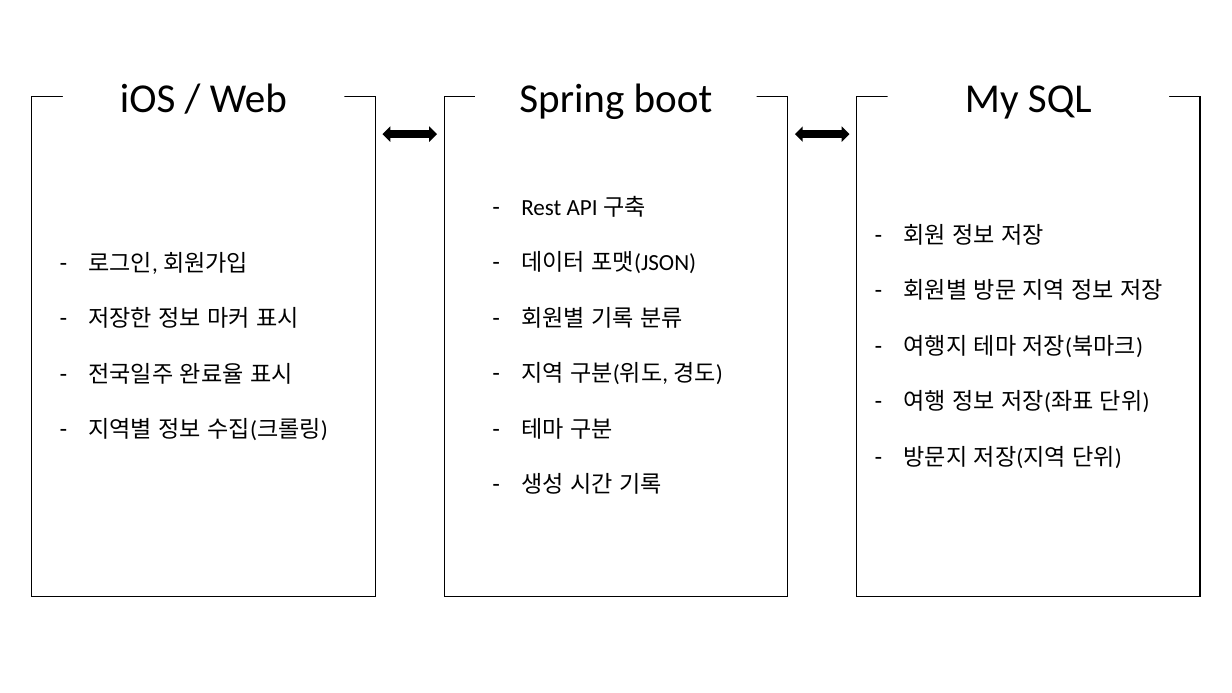
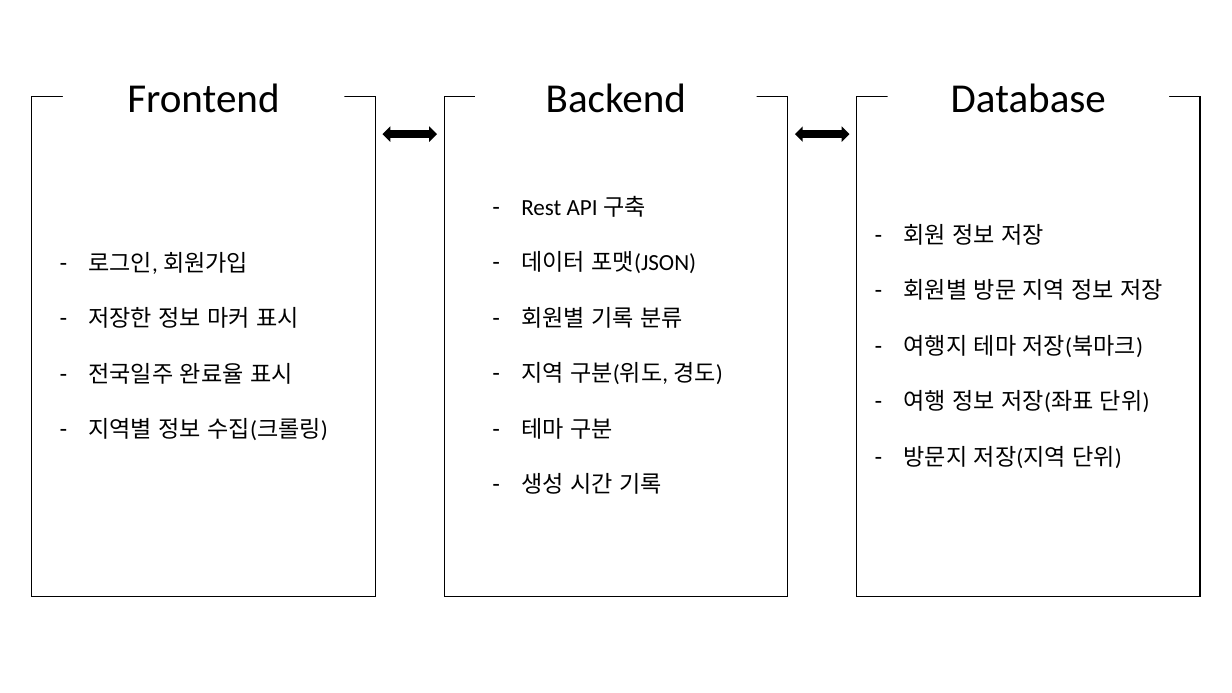
Before and after one commit to tukcom2023CD/GoldenClinic, a slide deck: slide 3 of Documents/Presentation1.pptx. Drawn at 1232x693 pixels with LibreOffice and Linux fonts; fonts in the diff are those of the drawing. Boxes give left, top, right and bottom in pixels: in the first picture for what was removed or moved away, otherwise in the second. Text is boxed around its words. In the diff, an @@ line names an element or a change of style, - is before the commit and + after.

```diff
--- a/Documents/Presentation1.pptx
+++ b/Documents/Presentation1.pptx
@@ text at (127,83,279,113): text changed @@
-iOS / Web
+Frontend
@@ text at (546,83,686,113): text changed @@
-Spring boot
+Backend
@@ text at (951,83,1106,113): text changed @@
-My SQL
+Database
```
Also in this commit, not shown: 1 slide added.
